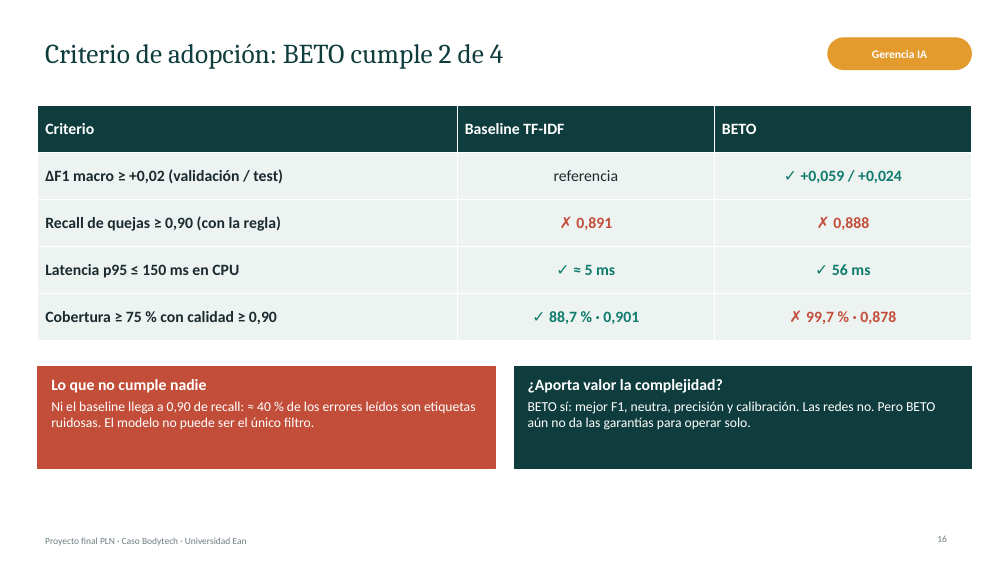
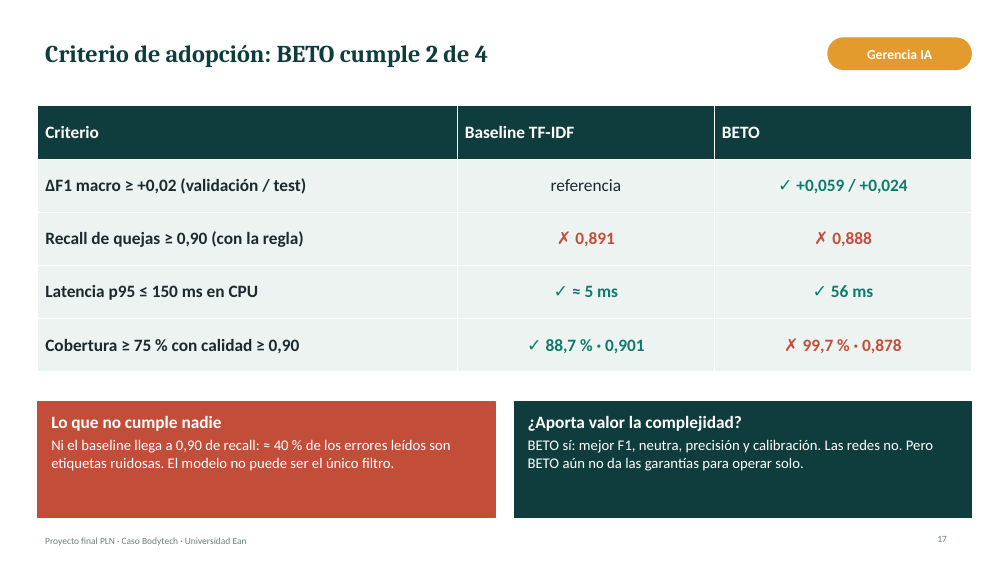
Before and after one commit to josephsbatista/proyecto-pln-bodytech, a slide deck: slide 17 of entregables/Presentacion_Final.pptx (slide 16 before the commit). Drawn at 1008x567 pixels with LibreOffice and Linux fonts; fonts in the diff are those of the drawing. Boxes give left, top, right and bottom in pixels: in the first picture for what was removed or moved away, otherwise in the second. Text is boxed around its words. In the diff, an @@ line names an element or a change of style, - is before the commit and + after.

```diff
--- a/entregables/Presentacion_Final.pptx
+++ b/entregables/Presentacion_Final.pptx
@@ title "Criterio de adopción: BETO cumple ..." at [45,45,488,67]: size 26 to 23 pt, bold on @@
@@ text "Gerencia IA" at [867,49,932,59]: size 11 to 13 pt @@
@@ table at [38,106,972,357] @@
@@ size 15 to 16.5 pt @@
@@ rectangle: place and size @@
-rectangle at [38,367,495,469]
+rectangle at [38,402,495,518]
@@ text "Lo que no cumple nadie": place and size @@
-text "Lo que no cumple nadie" at [51,379,476,429]
+text "Lo que no cumple nadie" at [51,416,450,471]
@@ text "Lo que no cumple nadie" at [51,416,450,471]: size 15 to 16.5 pt in "Lo que no cumple nadie"; size 13 to 14 pt in "Ni el baseline llega a 0,90 de ..." @@
@@ rectangle: place and size @@
-rectangle at [514,367,972,469]
+rectangle at [514,402,972,518]
@@ text "¿Aporta valor la complejidad?": place and size @@
-text "¿Aporta valor la complejidad?" at [528,379,935,430]
+text "¿Aporta valor la complejidad?" at [528,416,933,471]
@@ text "¿Aporta valor la complejidad?" at [528,416,933,471]: size 15 to 16.5 pt in "¿Aporta valor la complejidad?"; size 13 to 14 pt in "BETO sí: mejor F1, neutra, precisión y ..." @@
@@ page number at [937,536,947,542]: text changed @@
-16
+17
```
Also in this commit, not shown: 15 other slides changed, 1 slide added, 6 other files.
